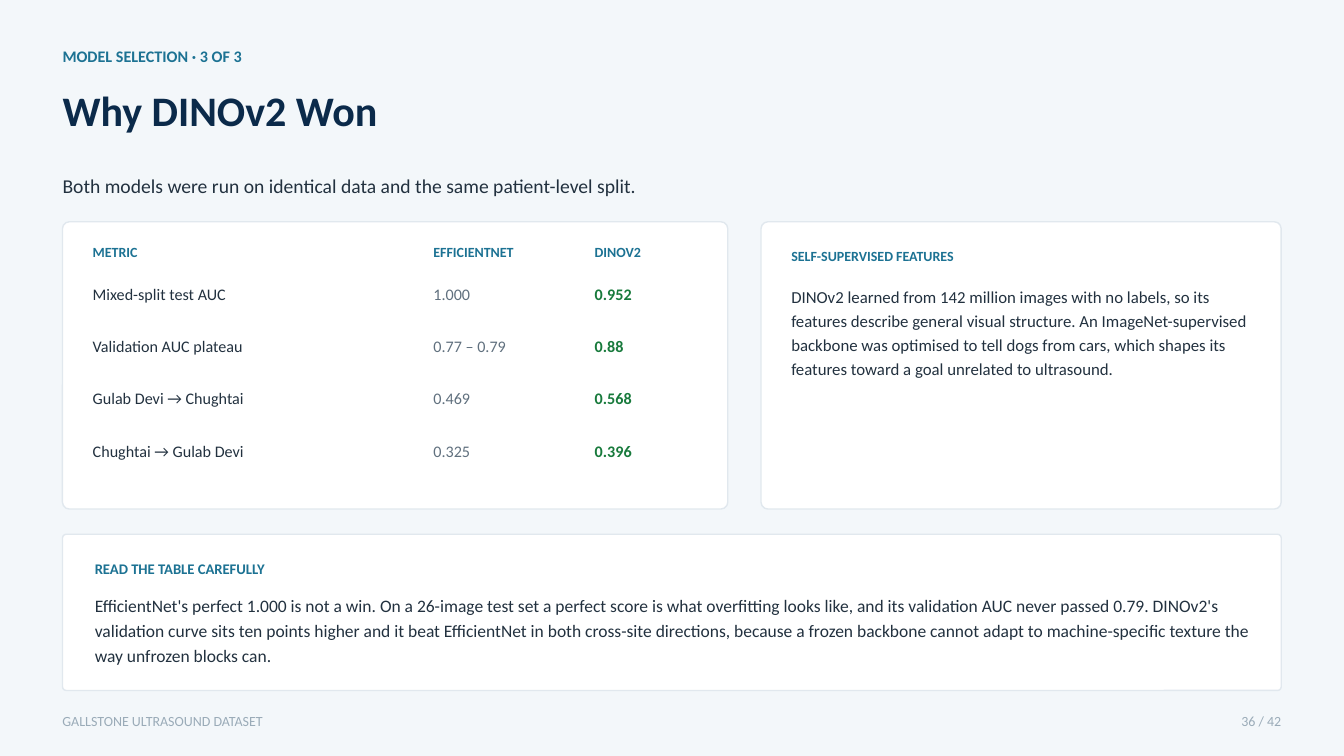
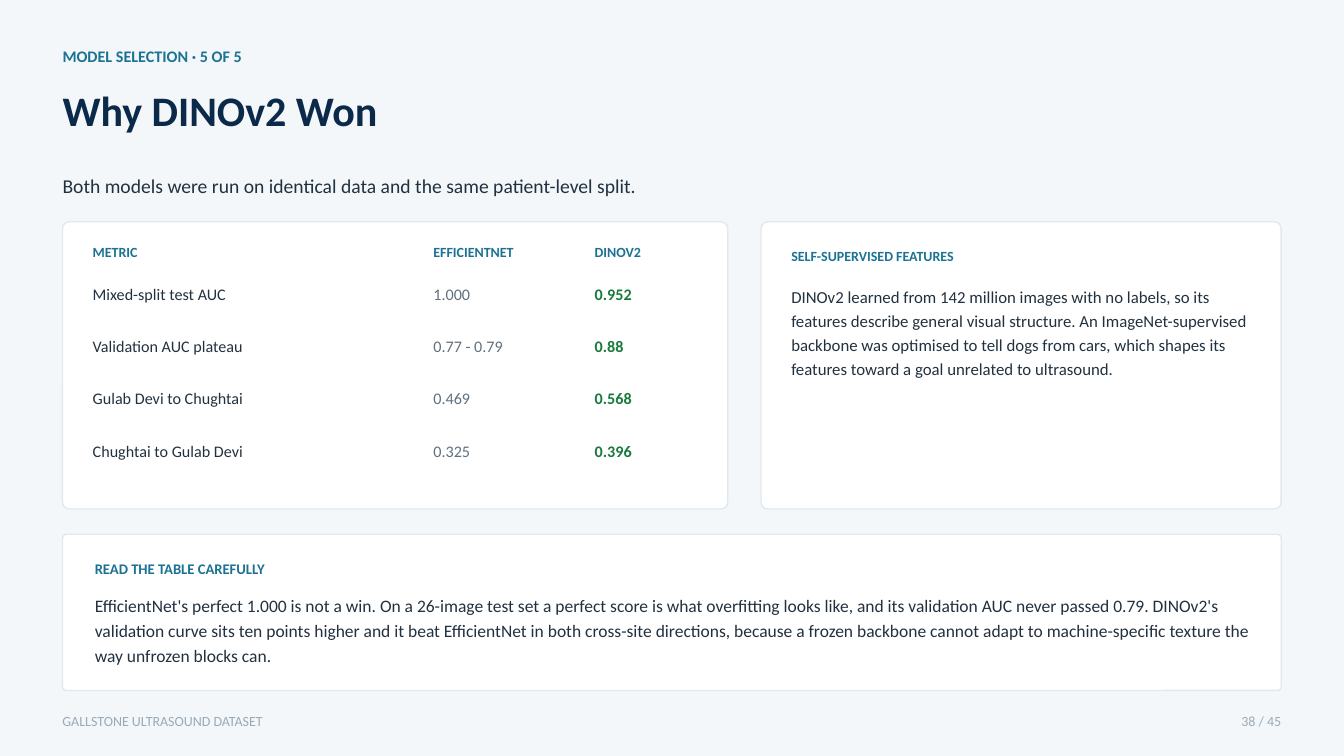
Before and after one commit to gitcommit-computerphile/gallstone-ultrasound-classifier, a slide deck: slide 38 of data_preprocessing_redesigned.pptx (slide 36 before the commit). Drawn at 1344x756 pixels with LibreOffice and Linux fonts; fonts in the diff are those of the drawing. Boxes give left, top, right and bottom in pixels: in the first picture for what was removed or moved away, otherwise in the second. Text is boxed around its words. In the diff, an @@ line names an element or a change of style, - is before the commit and + after.

```diff
--- a/data_preprocessing_redesigned.pptx
+++ b/data_preprocessing_redesigned.pptx
@@ text at (63, 51, 242, 62): text changed @@
-MODEL SELECTION · 3 OF 3
+MODEL SELECTION · 5 OF 5
@@ text at (433, 341, 503, 352): text changed @@
-0.77 – 0.79
+0.77 - 0.79
@@ text at (93, 392, 243, 407): text changed @@
-Gulab Devi → Chughtai
+Gulab Devi to Chughtai
@@ text at (93, 445, 243, 460): text changed @@
-Chughtai → Gulab Devi
+Chughtai to Gulab Devi
@@ text at (1241, 716, 1281, 726): text changed @@
-36 / 42
+38 / 45
```
Also in this commit, not shown: 40 other slides changed, 3 slides added.
